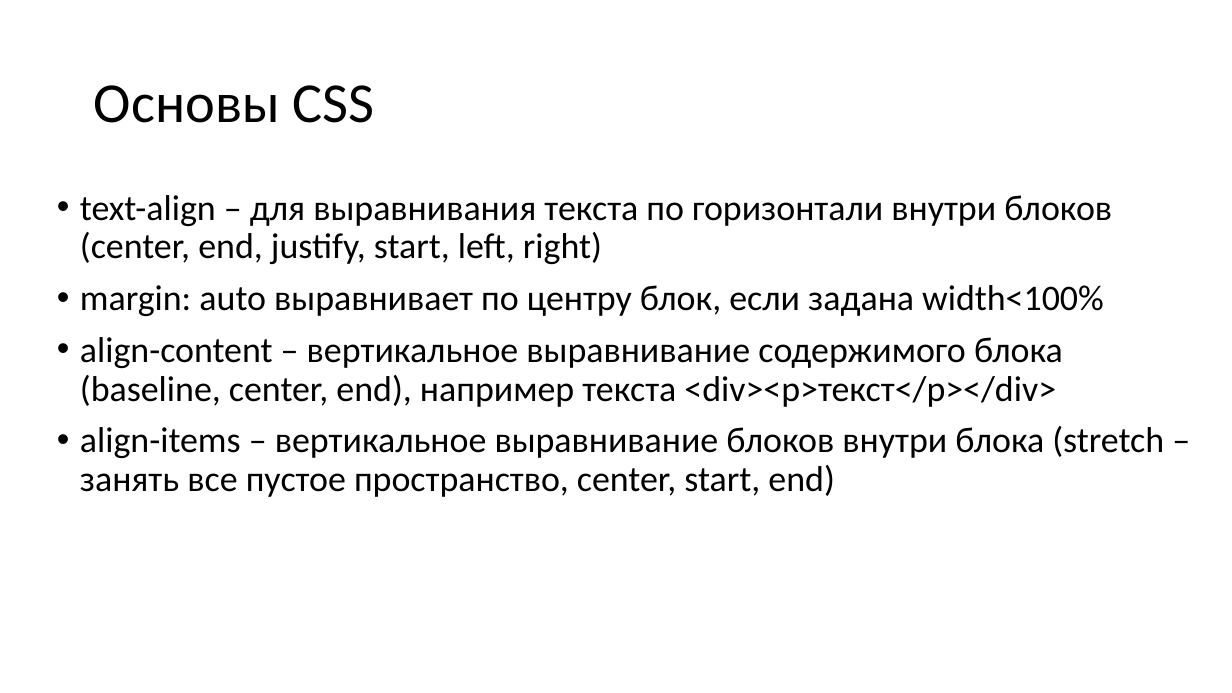
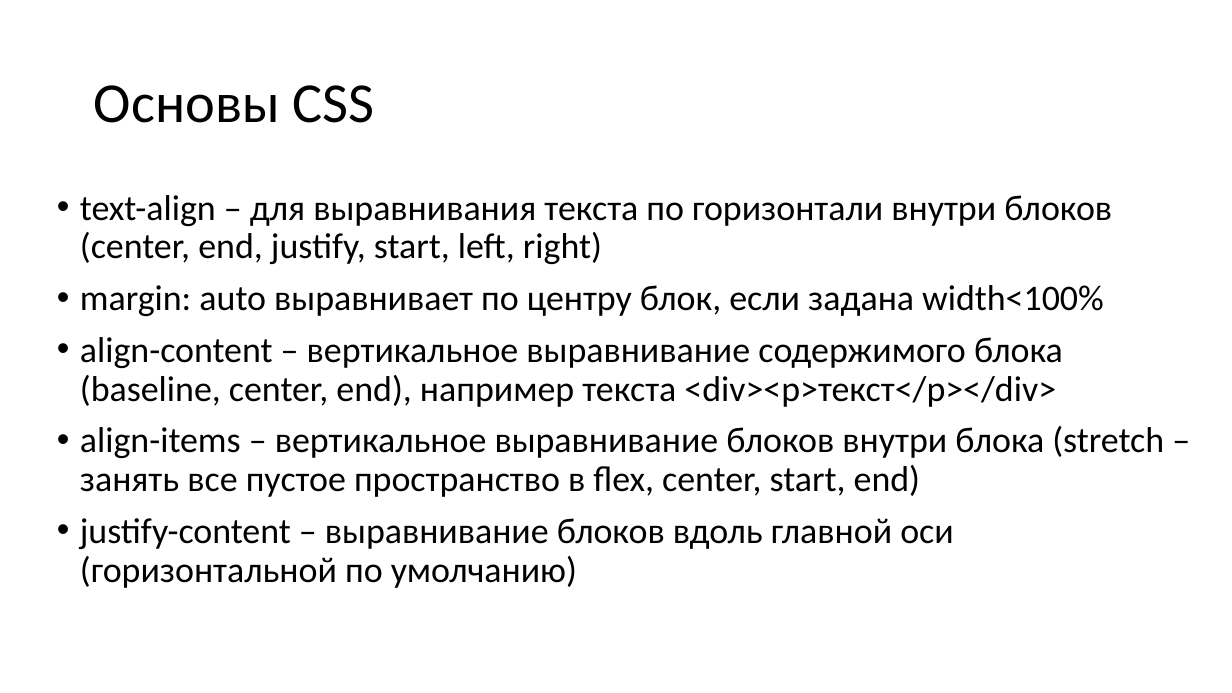
Before and after one commit to heymynameis/web-development, a slide deck: slide 107 of Лекции web.pptx (slide 106 before the commit). Drawn at 1232x693 pixels with LibreOffice and Linux fonts; fonts in the diff are those of the drawing. Boxes give left, top, right and bottom in pixels: in the first picture for what was removed or moved away, otherwise in the second. Text is boxed around its words. In the diff, an @@ line names an element or a change of style, - is before the commit and + after.

```diff
--- a/Лекции web.pptx
+++ b/Лекции web.pptx
@@ text at [80, 426, 1164, 588]: text changed @@
-• align-items – вертикальное выравнивание блоков внутри блока (stretch –занять все пустое пространство, center, start, end)
+• align-items – вертикальное выравнивание блоков внутри блока (stretch –занять все пустое пространство в flex, center, start, end)
+• justify-content – выравнивание блоков вдоль главной оси (горизонтальной по умолчанию)
```
Also in this commit, not shown: 2 other slides changed, 1 slide added, 32 other files.
